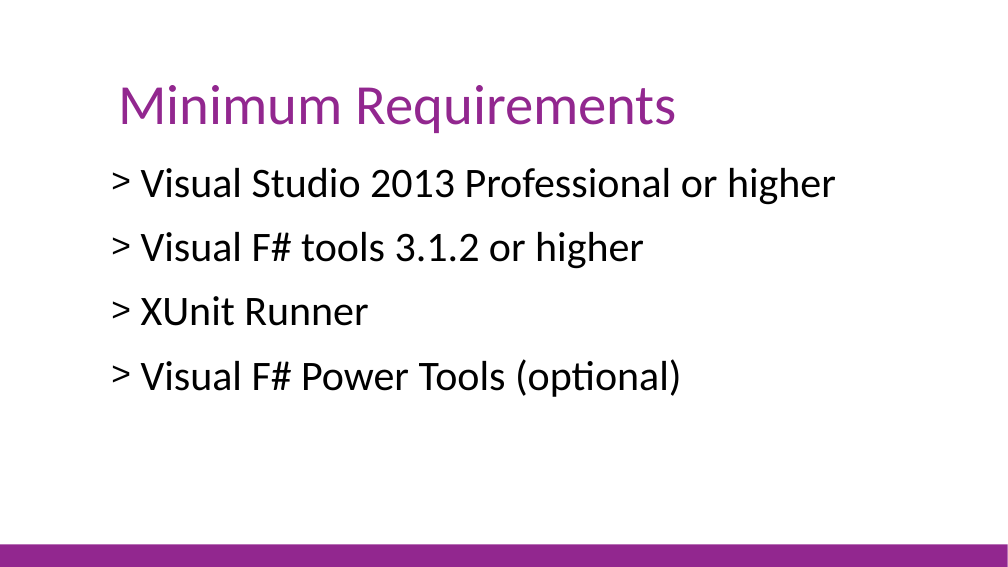
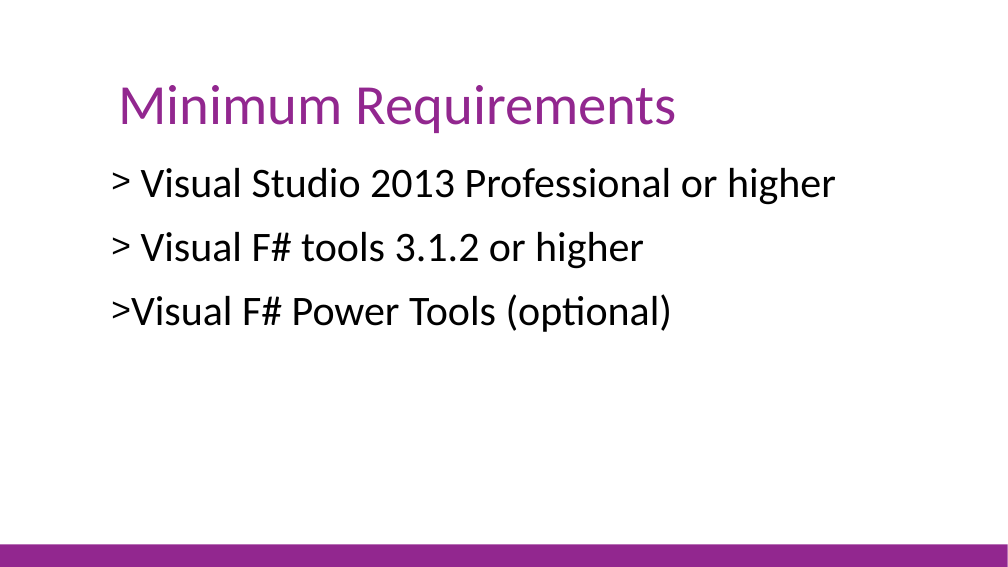
Before and after one commit to jorgef/fsharpworkshop, a slide deck: slide 5 of FSharpWorkshop_Slides.pptx. Drawn at 1008x567 pixels with LibreOffice and Linux fonts; fonts in the diff are those of the drawing. Boxes give left, top, right and bottom in pixels: in the first picture for what was removed or moved away, otherwise in the second. Text is boxed around its words. In the diff, an @@ line names an element or a change of style, - is before the commit and + after.

Commit message:
update documentation and xunit visual studio runner

```diff
--- a/FSharpWorkshop_Slides.pptx
+++ b/FSharpWorkshop_Slides.pptx
@@ text at bbox=[141, 296, 368, 326]: paragraph removed @@
-> XUnit Runner
```
Also in this commit, not shown: 3 other slides changed, 19 other files.
